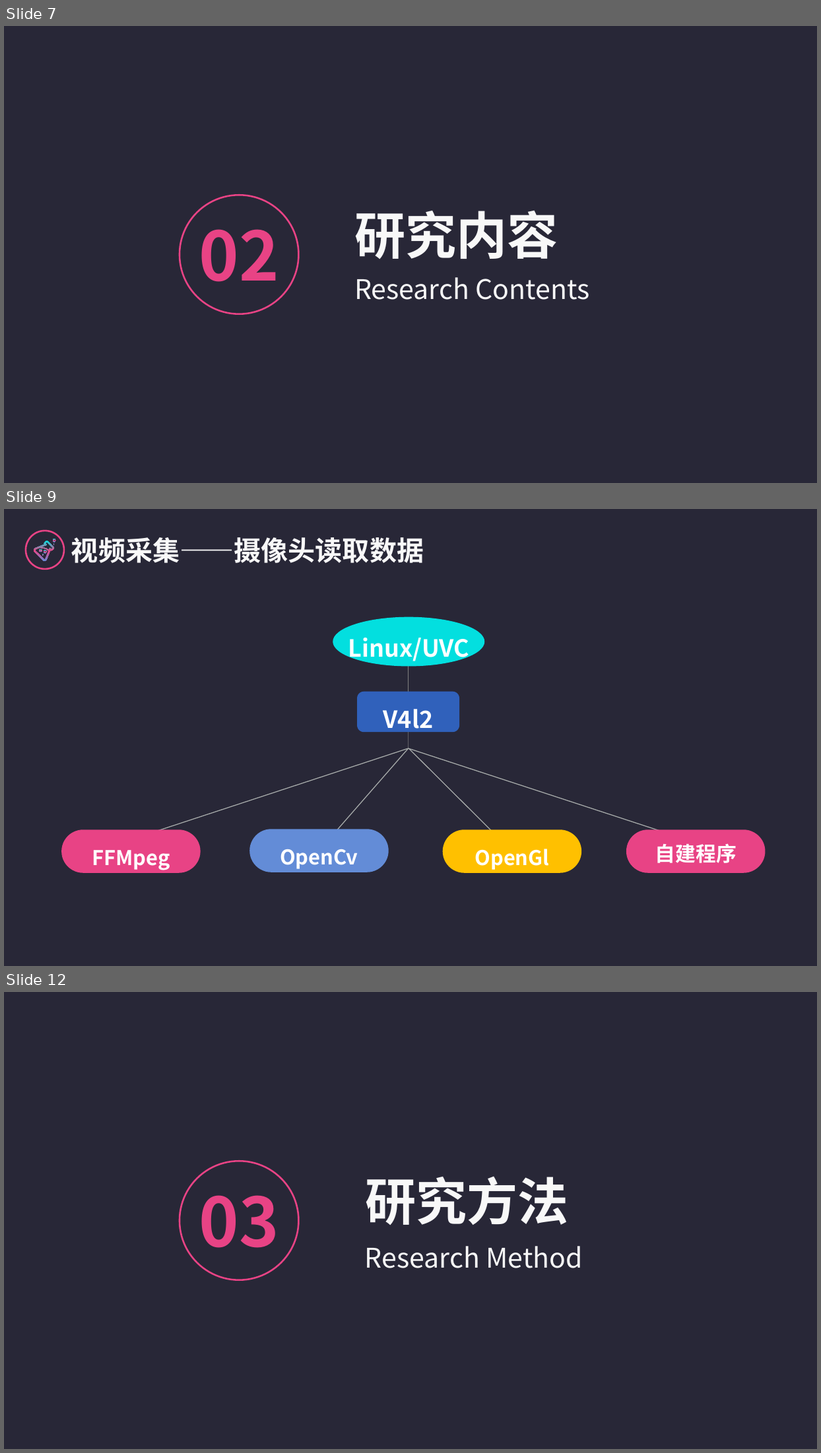
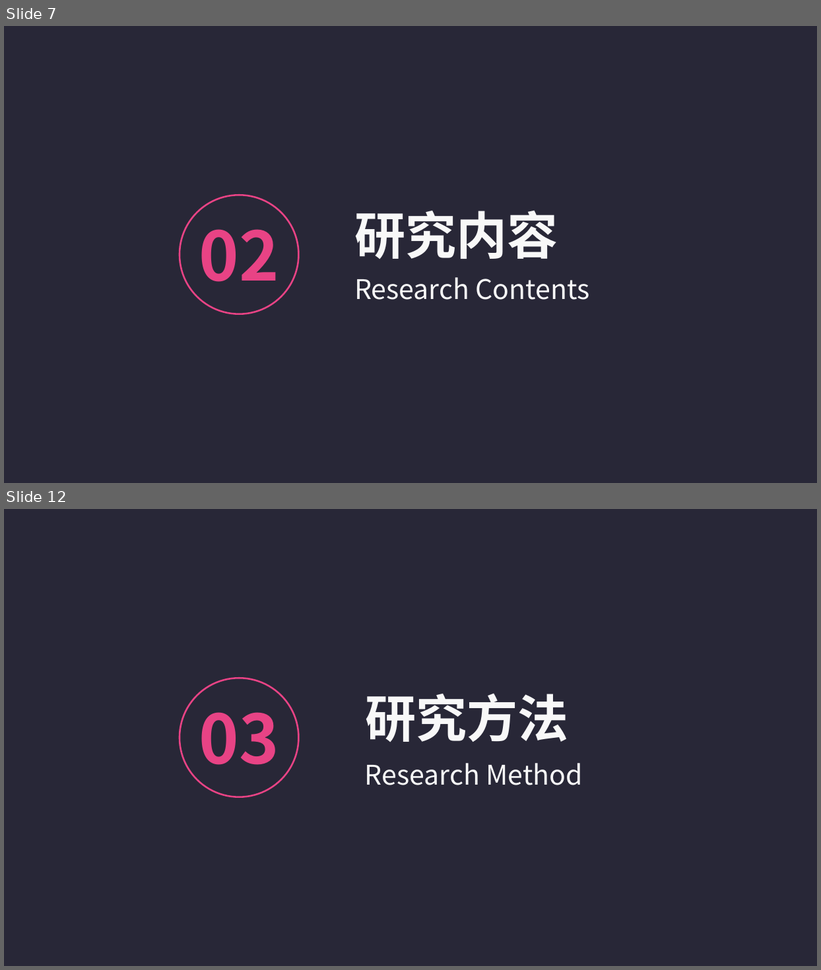
Before and after one commit to logic-basic/Graduation_Project, a slide deck: 答辩演示-党家翮.pptx. Shown one above the other, each under a label of ours: slides 7, 9 and 12 before the commit, slides 7 and 12 after it; the slides between them are not shown. The pictures are 821x1453 and 821x970 pixels, drawn with LibreOffice and Linux fonts; fonts in the diff are those of the drawing. Boxes give left, top, right and bottom in pixels: in the first picture for what was removed or moved away, otherwise in the second. Text is boxed around its words. In the diff, an @@ line names an element or a change of style, - is before the commit and + after.

```diff
--- a/答辩演示-党家翮.pptx
+++ b/答辩演示-党家翮.pptx
@@ slide 9 removed at box(4, 509, 817, 966), background #FFFFFF; not listed: 1 template element that a slide beside it also shows @@
@@ group removed at box(26, 531, 64, 569): 6 freeform shapes, 1 ellipse @@
@@ text removed at box(71, 537, 424, 563) @@
-视频采集——摄像头读取数据
@@ freeform shape removed at box(333, 617, 484, 666) @@
@@ text removed at box(349, 638, 470, 663) @@
-Linux/UVC
@@ line removed from (409, 642) to (409, 712) @@
@@ rounded rectangle removed at box(357, 691, 459, 732) @@
@@ text removed at box(384, 709, 434, 735) @@
-V4l2
@@ line removed from (409, 749) to (409, 712) @@
@@ line removed from (409, 749) to (104, 849) @@
@@ line removed from (409, 749) to (319, 851) @@
@@ line removed from (409, 749) to (712, 848) @@
@@ line removed from (409, 749) to (512, 852) @@
@@ rounded rectangle removed at box(61, 830, 201, 873) @@
@@ rounded rectangle removed at box(250, 829, 389, 873) @@
@@ rounded rectangle removed at box(443, 830, 582, 873) @@
@@ rounded rectangle removed at box(627, 830, 766, 873) @@
@@ text removed at box(655, 844, 737, 863) @@
-自建程序
@@ text removed at box(92, 850, 170, 871) @@
-FFMpeg
@@ text removed at box(280, 850, 358, 869) @@
-OpenCv
@@ text removed at box(475, 849, 549, 870) @@
-OpenGl
```
Also in this commit, not shown: 6 slides changed, 7 slides added, 5 other slides removed.
